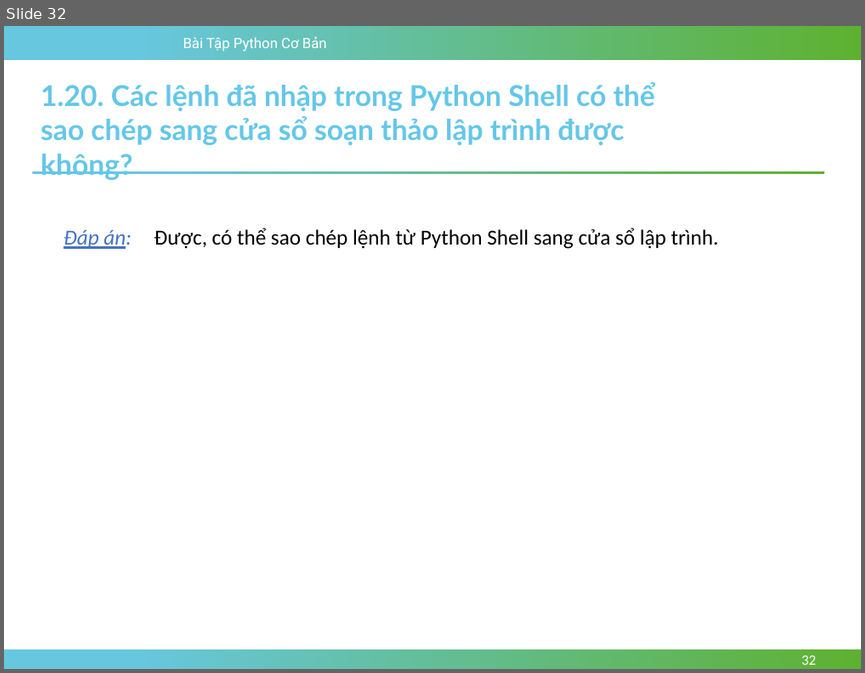
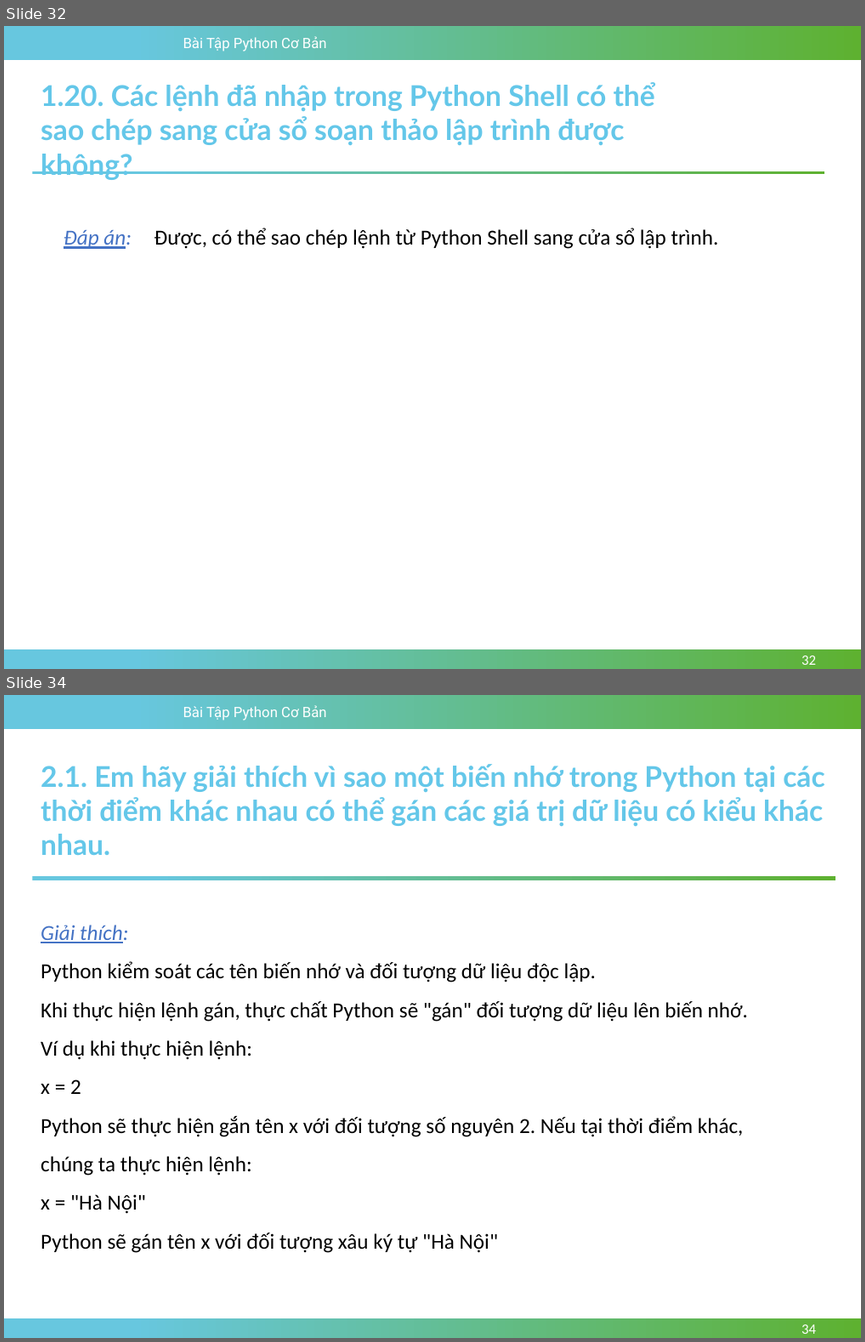
Before and after one commit to TriPhan0511/BaiTapPythonCoBan, a slide deck: documents/slides/Chuong-02-Lam-Quen-Voi-Moi-Truong-Tuong-Tac-Python.pptx. Shown one above the other, each under a label of ours: slide 32 before the commit, slides 32 and 34 after it; the slides between them are not shown. The pictures are 865x673 and 865x1342 pixels, drawn with LibreOffice and Linux fonts; fonts in the diff are those of the drawing; background and template pictures are left out. Boxes give left, top, right and bottom in pixels: in the first picture for what was removed or moved away, otherwise in the second. Text is boxed around its words. In the diff, an @@ line names an element or a change of style, - is before the commit and + after.

```diff
--- a/documents/slides/Chuong-02-Lam-Quen-Voi-Moi-Truong-Tuong-Tac-Python.pptx
+++ b/documents/slides/Chuong-02-Lam-Quen-Voi-Moi-Truong-Tuong-Tac-Python.pptx
@@ slide 34 added at box(4, 695, 861, 1338), background #FFFFFF; not listed: 3 template elements that a slide beside it also shows @@
@@ text added at box(41, 764, 824, 855), 24 pt, text #64C7E9, bold @@
+2.1. Em hãy giải thích vì sao một biến nhớ trong Python tại các thời điểm khác nhau có thể gán các giá trị dữ liệu có kiểu khác nhau.
@@ rectangle added at box(32, 876, 835, 880), fill gradient #67C7DF to #5EB130 @@
@@ text added at box(41, 925, 748, 1253), 18 pt, text #000000 @@
+Giải thích:
+Python kiểm soát các tên biến nhớ và đối tượng dữ liệu độc lập.
+Khi thực hiện lệnh gán, thực chất Python sẽ "gán" đối tượng dữ liệu lên biến nhớ.
+Ví dụ khi thực hiện lệnh:
+x = 2
+Python sẽ thực hiện gắn tên x với đối tượng số nguyên 2. Nếu tại thời điểm khác,
+chúng ta thực hiện lệnh:
+x = "Hà Nội"
+Python sẽ gán tên x với đối tượng xâu ký tự "Hà Nội"
@@ page number added at box(801, 1324, 816, 1333), 12 pt, text #FFFFFF @@
+34
```
Also in this commit, not shown: 1 slide changed, 13 other slides added, 10 other files.
